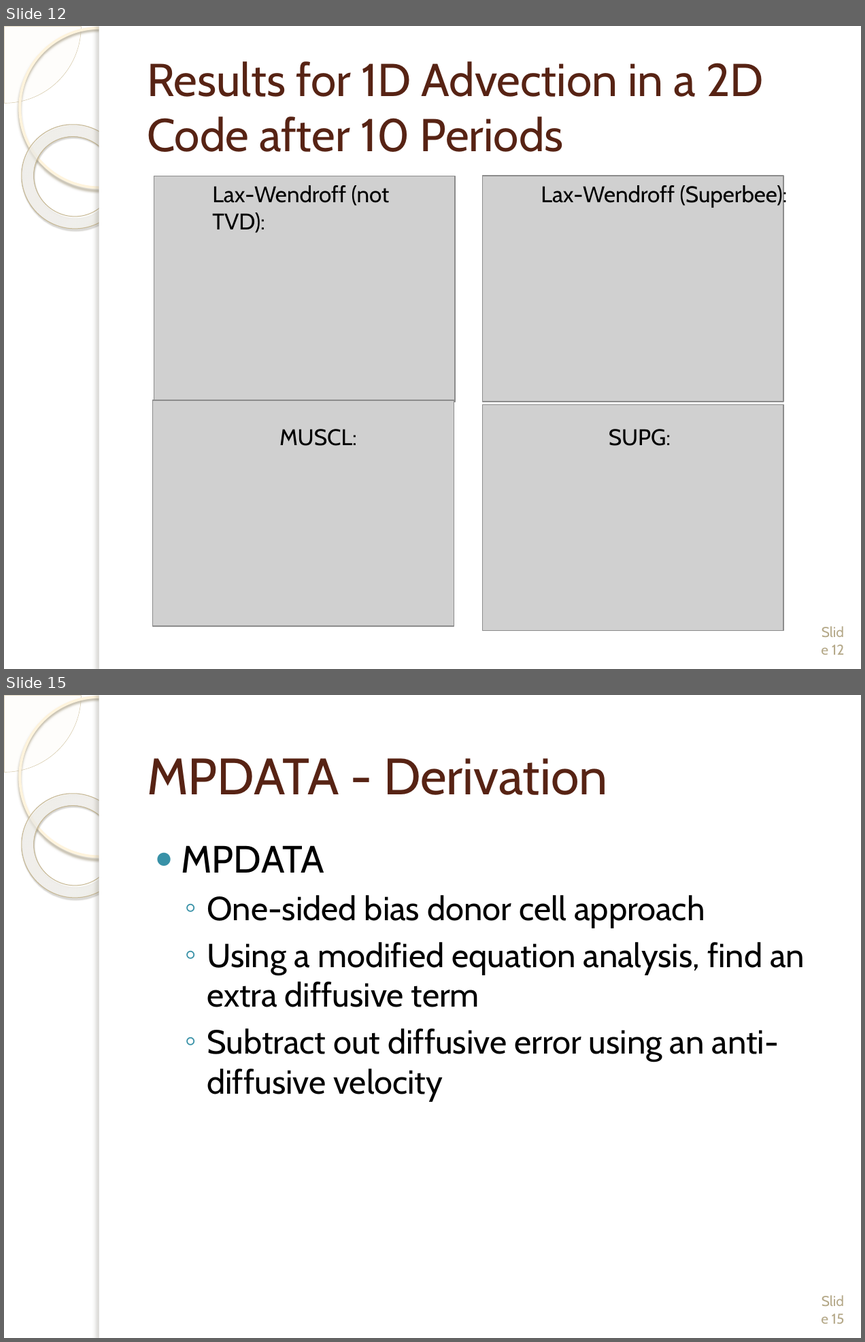
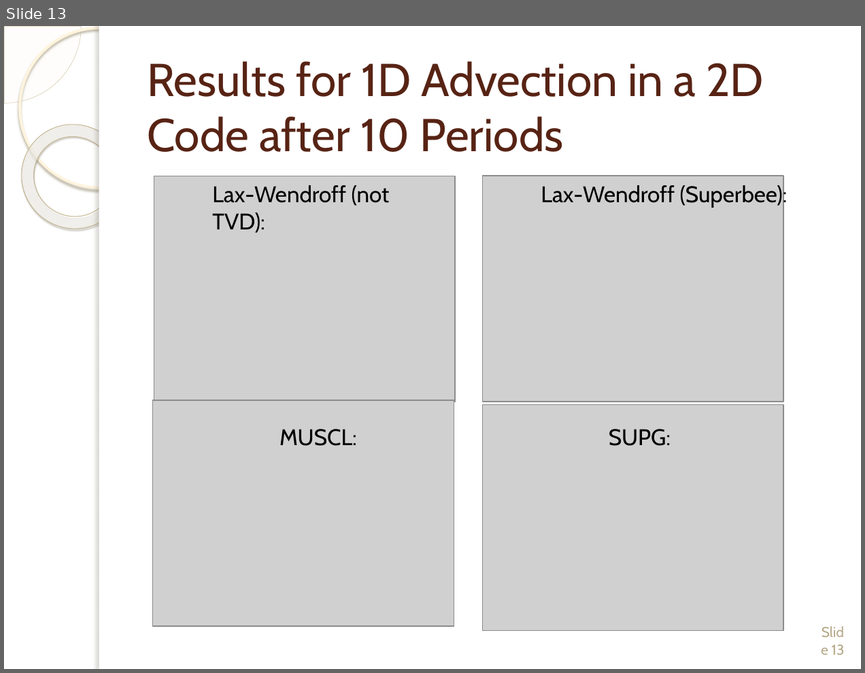
Before and after one commit to wmatern/summer_LANL, a slide deck: Final Research Presentation/Final_LongPres_Davis_Matern.pptx. Shown one above the other, each under a label of ours: slides 12 and 15 before the commit, slide 13 after it; the slides between them are not shown. The pictures are 865x1342 and 865x673 pixels, drawn with LibreOffice and Linux fonts; fonts in the diff are those of the drawing; grey boxes stand for pictures; background and template pictures are left out. Boxes give left, top, right and bottom in pixels: in the first picture for what was removed or moved away, otherwise in the second. Text is boxed around its words. In the diff, an @@ line names an element or a change of style, - is before the commit and + after.

```diff
--- a/Final Research Presentation/Final_LongPres_Davis_Matern.pptx
+++ b/Final Research Presentation/Final_LongPres_Davis_Matern.pptx
@@ slide 15 removed at (4, 695, 861, 1338), background picture (left out); not listed: 5 template elements that a slide beside it also shows @@
@@ title removed at (147, 758, 607, 795) @@
-MPDATA - Derivation
@@ text removed at (181, 845, 804, 1101) @@
-● MPDATA
-  ◦ One-sided bias donor cell approach
-  ◦ Using a modified equation analysis, find an extra diffusive term
-  ◦ Subtract out diffusive error using an anti-diffusive velocity
@@ page number removed at (832, 1313, 844, 1323) @@
-Slide 15
@@ what was slide 12 is now slide 13 @@
@@ page number at (832, 644, 844, 654): text changed @@
-Slide 12
+Slide 13
```
Also in this commit, not shown: 10 slides changed, 5 slides added, 4 other slides removed, 14 other files.
